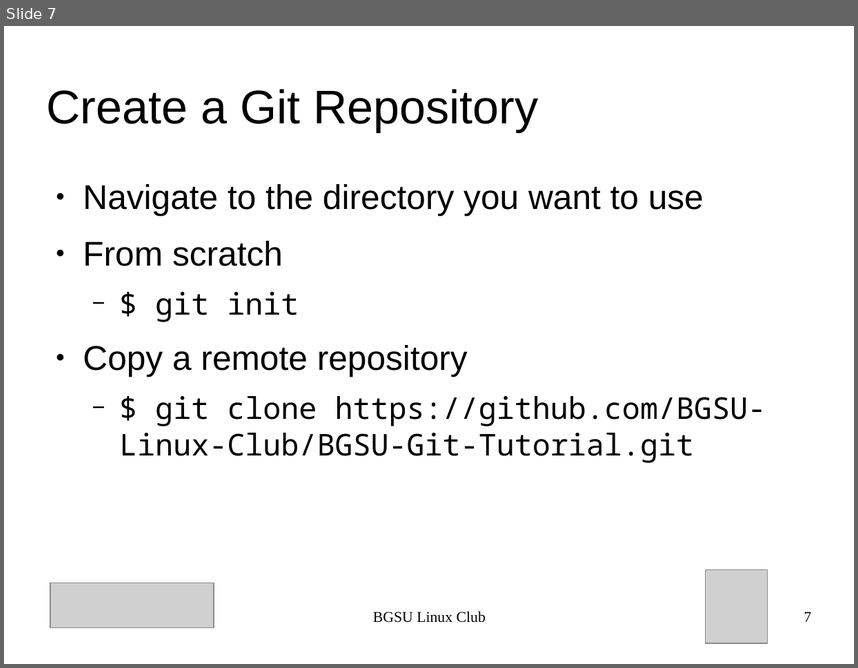
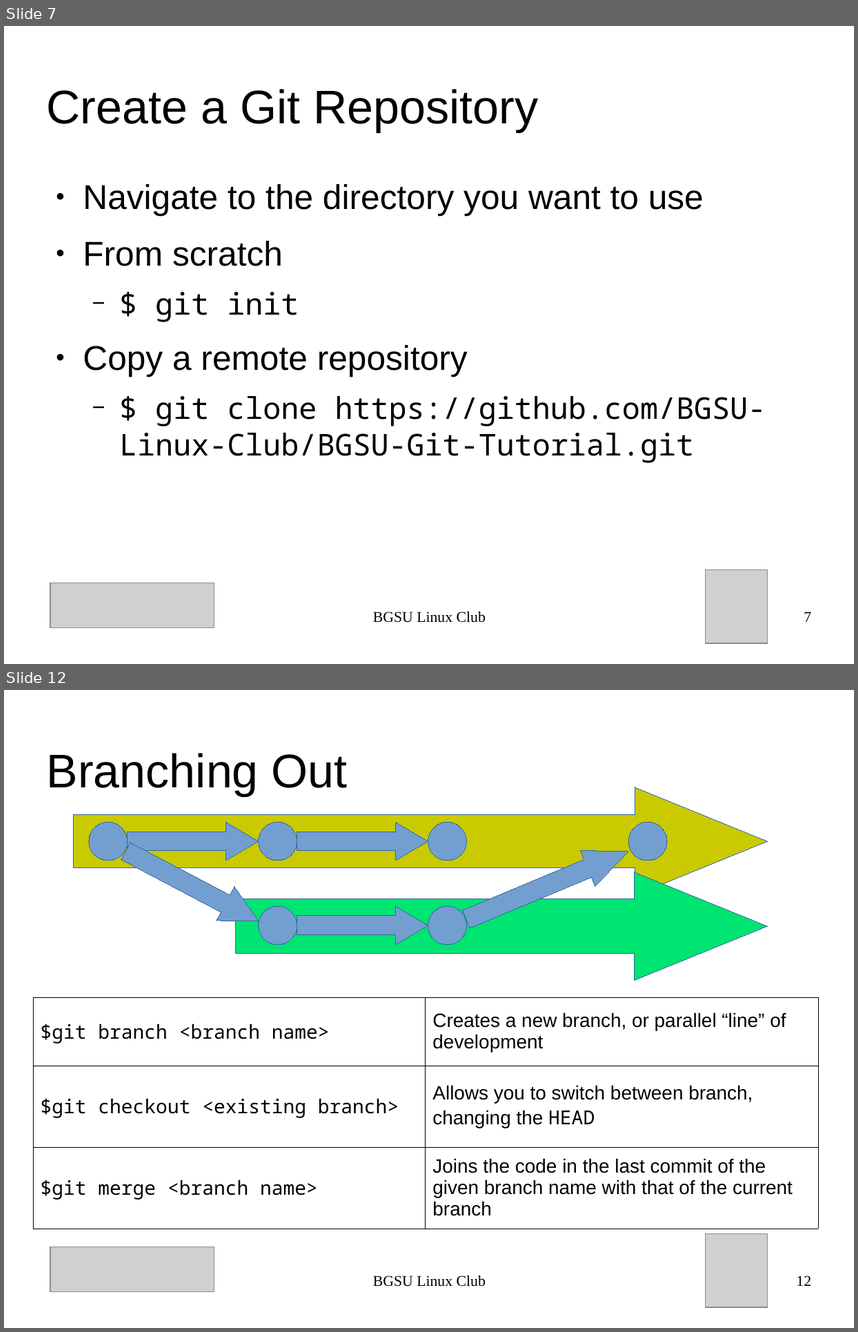
Before and after one commit to BGSU-Linux-Club/BGSU-Git-Tutorial, a slide deck: presentation.odp. Shown one above the other, each under a label of ours: slide 7 before the commit, slides 7 and 12 after it; the slides between them are not shown. The pictures are 858x668 and 858x1332 pixels, drawn with LibreOffice and Linux fonts; fonts in the diff are those of the drawing; grey boxes stand for pictures. Boxes give left, top, right and bottom in pixels: in the first picture for what was removed or moved away, otherwise in the second. Text is boxed around its words. In the diff, an @@ line names an element or a change of style, - is before the commit and + after.

```diff
--- a/presentation.odp
+++ b/presentation.odp
@@ slide 12 added at bbox=[4, 690, 854, 1328], background #FFFFFF @@
@@ title added at bbox=[47, 753, 348, 796], 44 pt, text #000000 @@
+Branching Out
@@ right arrow added at bbox=[74, 787, 768, 895], fill #CACA00, outline #3465A4 0 pt @@
@@ ellipse added at bbox=[89, 822, 128, 860], fill #729FCF, outline #3465A4 0 pt @@
@@ right arrow added at bbox=[117, 834, 268, 938], fill #729FCF, outline #3465A4 0 pt @@
@@ right arrow added at bbox=[128, 822, 259, 860], fill #729FCF, outline #3465A4 0 pt @@
@@ ellipse added at bbox=[259, 822, 297, 860], fill #729FCF, outline #3465A4 0 pt @@
@@ right arrow added at bbox=[297, 822, 428, 860], fill #729FCF, outline #3465A4 0 pt @@
@@ ellipse added at bbox=[428, 822, 467, 860], fill #729FCF, outline #3465A4 0 pt @@
@@ right arrow added at bbox=[459, 834, 637, 937], fill #729FCF, outline #3465A4 0 pt @@
@@ ellipse added at bbox=[629, 822, 667, 860], fill #729FCF, outline #3465A4 0 pt @@
@@ right arrow added at bbox=[235, 872, 768, 980], fill #00E472, outline #3465A4 0 pt @@
@@ ellipse added at bbox=[259, 906, 297, 945], fill #729FCF, outline #3465A4 0 pt @@
@@ right arrow added at bbox=[297, 906, 428, 945], fill #729FCF, outline #3465A4 0 pt @@
@@ ellipse added at bbox=[428, 906, 467, 945], fill #729FCF, outline #3465A4 0 pt @@
@@ table added at bbox=[32, 997, 818, 1228], 3 rows, 2 columns @@
+$git branch <branch name> | Creates a new branch, or parallel “line” of development
+$git checkout <existing branch> | Allows you to switch between branch, changing the HEAD
+$git merge <branch name> | Joins the code in the last commit of the given branch name with that of the current branch
@@ picture added at bbox=[50, 1247, 214, 1292] @@
@@ picture added at bbox=[706, 1234, 768, 1307] @@
@@ text added at bbox=[373, 1275, 486, 1286], 14 pt, text #000000 @@
+BGSU Linux Club
@@ page number added at bbox=[796, 1275, 811, 1285], 14 pt, text #000000 @@
+12
```
Also in this commit, not shown: 5 slides changed, 4 other slides added, 1 other file.
